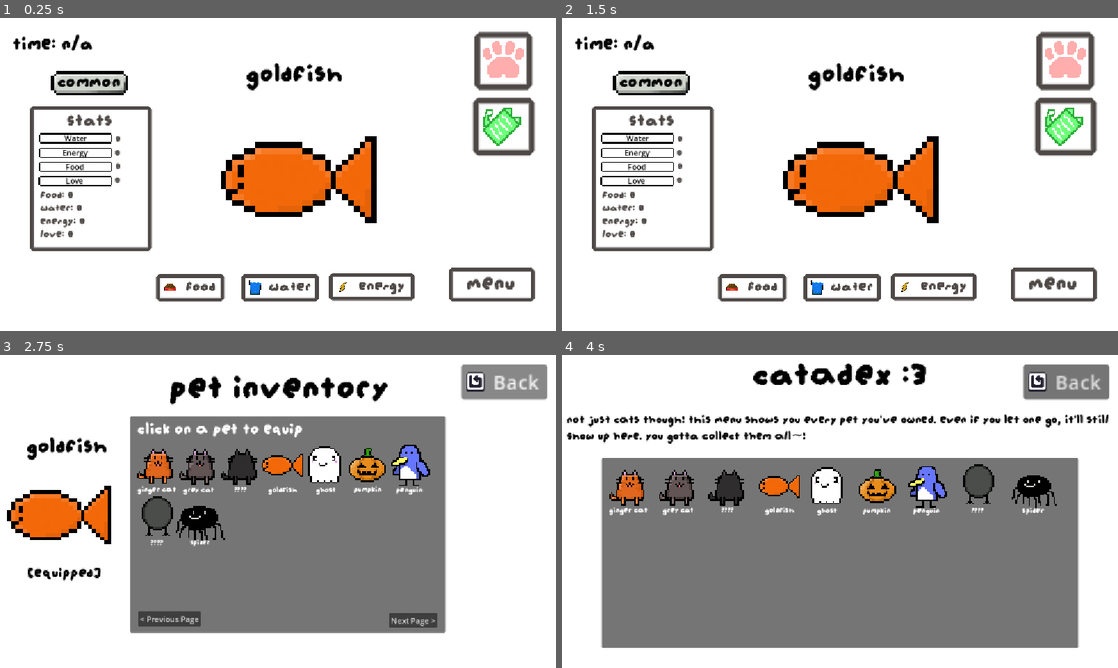
Above: before the commit, frames 1-4 (two rows, left to right).
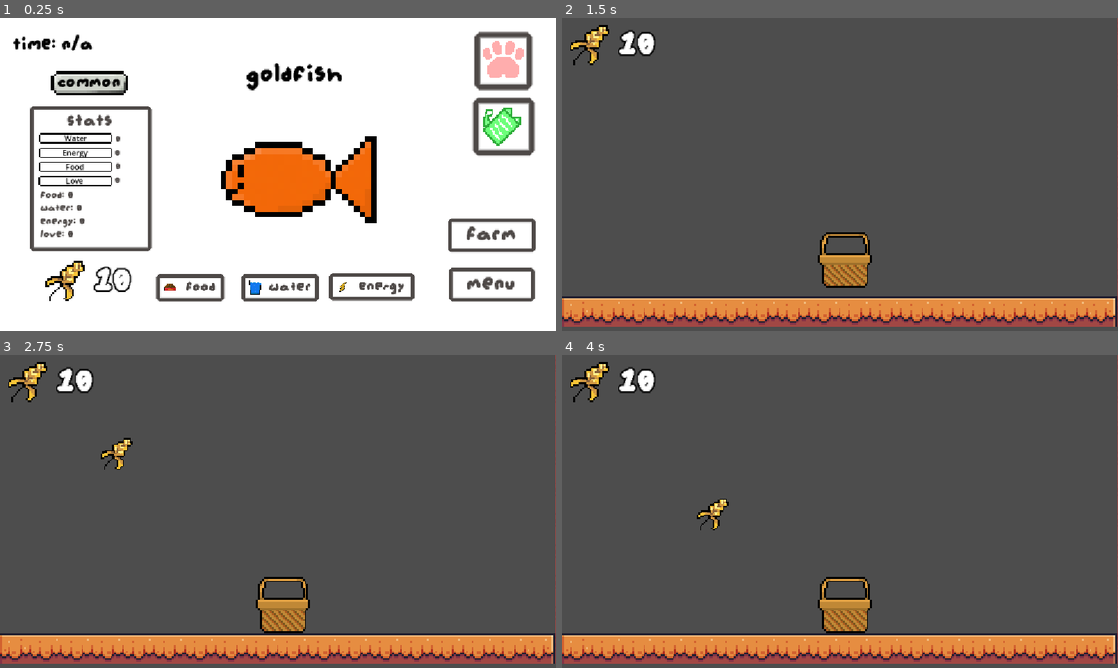
Above: after the commit, the same moments.

Repository: smallzdev/Tomagotchi-game
Game: Godot game, scene res://scenes/menus/main_game_scene.tscn
Two runs of this game, one before a commit and one after it. Both use one fixed random seed, a clock stepped at 60 frames per second and the inputs below. This scene is started directly instead of the project's main scene.
Inputs (mouse positions are in pixels of both pictures, inside the frame that each line leads up to):
- Up to frame 1 (0.25 s): no input
- Up to frame 2 (1.5 s): click (1051, 233) at 0.5 s, where only the run after the commit has a clickable "farm"; click (840, 93) at 1.25 s, where only the run after the commit has a clickable "grain farm"
- Up to frame 3 (2.75 s): click (505, 398) at 2.02 s
- Up to frame 4 (4 s): click (1067, 383) at 2.75 s, where only the run before the commit has a clickable "Back"; click (1067, 464) at 3.52 s

The runs differ from the first frame. In frame 1, 1.4% of the frame differs, in the area x 8-97%, y 64-91%; in frame 2, 96%; in frame 3, 98%; in frame 4, 99%, in the area x 0-100%, y 0-100%.

Commit message:
buttons and menus lead to grain collecing

Diff:
--- a/scenes/collectgrain.tscn
+++ b/scenes/collectgrain.tscn
@@ -65,7 +65,9 @@
 8:4/0 = 0
 8:4/0/physics_layer_0/polygon_0/points = PackedVector2Array(-8, -8, 8, -8, 8, 8, -8, 8)
 9:4/0 = 0
+9:4/0/physics_layer_0/polygon_0/points = PackedVector2Array(-8, -8, 8, -8, 8, 8, -8, 8)
 10:4/0 = 0
+10:4/0/physics_layer_0/polygon_0/points = PackedVector2Array(-8, -8, 8, -8, 8, 8, -8, 8)
 12:4/0 = 0
 13:4/0 = 0
 14:4/0 = 0
@@ -81,10 +83,15 @@
 3:5/0 = 0
 4:5/0 = 0
 6:5/0 = 0
+6:5/0/physics_layer_0/polygon_0/points = PackedVector2Array(-8, -8, 8, -8, 8, 8, -8, 8)
 7:5/0 = 0
+7:5/0/physics_layer_0/polygon_0/points = PackedVector2Array(-8, -8, 8, -8, 8, 8, -8, 8)
 8:5/0 = 0
+8:5/0/physics_layer_0/polygon_0/points = PackedVector2Array(-8, -8, 8, -8, 8, 8, -8, 8)
 9:5/0 = 0
+9:5/0/physics_layer_0/polygon_0/points = PackedVector2Array(-8, -8, 8, -8, 8, 8, -8, 8)
 10:5/0 = 0
+10:5/0/physics_layer_0/polygon_0/points = PackedVector2Array(-8, -8, 8, -8, 8, 8, -8, 8)
 12:5/0 = 0
 12:5/0/physics_layer_0/polygon_0/points = PackedVector2Array(-8, -8, 8, -8, 8, 8, -8, 8)
 13:5/0 = 0
@@ -99,8 +106,11 @@
 1:6/0 = 0
 2:6/0 = 0
 6:6/0 = 0
+6:6/0/physics_layer_0/polygon_0/points = PackedVector2Array(-8, -8, 8, -8, 8, 8, -8, 8)
 7:6/0 = 0
+7:6/0/physics_layer_0/polygon_0/points = PackedVector2Array(-8, -8, 8, -8, 8, 8, -8, 8)
 8:6/0 = 0
+8:6/0/physics_layer_0/polygon_0/points = PackedVector2Array(-8, -8, 8, -8, 8, 8, -8, 8)
 13:6/0 = 0
 14:6/0 = 0
 15:6/0 = 0
@@ -178,7 +188,7 @@
 scale = Vector2(4, 4)
 tile_set = SubResource("TileSet_13qdw")
 format = 2
-layer_0/tile_data = PackedInt32Array(2621440, 393216, 4, 589 …(299 unchanged characters)… , 589840, 458752, 4, 589841, 524288, 4, 655359, 786432, 5, 589823, 786432, 5, 524287, 786432, 5, 458751, 786432, 5, 393215, 786432, 5, 327679, 786432, 5, 262143, 786432, 5, 196607, 786432, 5, 131071, 786432, 5, 65535, 786432, 5, -1, 786432, 5, -65536, 786432, 5, -65535, 786432, 5, -65534, 786432, 5, -65533, 786432, 5, -65532, 786432, 5, -65531, 786432, 5, -65530, 786432, 5, -65529, 786432, 5, -65528, 786432, 5, -65527, 786432, 5, -65526, 786432, 5, -65525, 786432, 5, -65524, 786432, 5, -65523, 786432, 5, -65522, 786432, 5, -65521, 786432, 5, -65520, 786432, 5, -65519, 786432, 5, -65518, 786432, 5, 18, 786432, 5, 65554, 786432, 5, 131090, 786432, 5, 196626, 786432, 5, 262162, 786432, 5, 327698, 786432, 5, 393234, 786432, 5, 458770, 786432, 5, 524306, 786432, 5, 589842, 786432, 5)
+layer_0/tile_data = PackedInt32Array(2621440, 393216, 4, 589 …(299 unchanged characters)… , 589840, 458752, 4, 589841, 524288, 4, 393215, 458752, 5, 327679, 458752, 5, 262143, 458752, 5, 196607, 458752, 5, 131071, 458752, 5, 65535, 458752, 5, -1, 458752, 5, -65536, 458752, 5, -65535, 458752, 5, -65534, 458752, 5, -65533, 458752, 5, -65532, 458752, 5, -65531, 458752, 5, -65530, 458752, 5, -65529, 458752, 5, -65528, 458752, 5, -65527, 458752, 5, -65526, 458752, 5, -65525, 458752, 5, -65524, 458752, 5, -65523, 458752, 5, -65522, 458752, 5, -65521, 458752, 5, -65520, 458752, 5, -65519, 458752, 5, -65518, 458752, 5, 18, 458752, 5, 65554, 458752, 5, 131090, 458752, 5, 196626, 458752, 5, 262162, 458752, 5, 327698, 458752, 5, 393234, 458752, 5, 458770, 458752, 5, 524306, 458752, 5, 589842, 458752, 5, 655359, 458752, 5, 589823, 458752, 5, 524287, 458752, 5, 458751, 458752, 5)
 
 [node name="grain_ui" parent="." unique_id=1734086535 instance=ExtResource("4_4jhex")]
 
--- /dev/null
+++ b/scenes/farm.tscn
@@ -0,0 +1,68 @@
+[gd_scene format=3 uid="uid://myr5c182tphk"]
+
+[ext_resource type="FontFile" uid="uid://dyibl4resr8wn" path="res://Resources/font/augiepixel.ttf" id="1_kjpqf"]
+[ext_resource type="Script" uid="uid://cimdosnofsva" path="res://scripts/grainbutton.gd" id="2_jjgid"]
+
+[sub_resource type="CanvasTexture" id="CanvasTexture_mxq25"]
+specular_color = Color(0.95686275, 0.95686275, 0.95686275, 1)
+
+[sub_resource type="StyleBoxFlat" id="StyleBoxFlat_k3ns2"]
+bg_color = Color(0.38431373, 0.38431373, 0.38431373, 0)
+border_width_left = 8
+border_width_top = 8
+border_width_right = 8
+border_width_bottom = 8
+border_color = Color(0.30588236, 0.28627452, 0.2784314, 1)
+corner_radius_top_left = 5
+corner_radius_top_right = 5
+corner_radius_bottom_right = 5
+corner_radius_bottom_left = 5
+corner_detail = 1
+
+[sub_resource type="StyleBoxFlat" id="StyleBoxFlat_7byxm"]
+bg_color = Color(0.16818258, 0.15563756, 0.15061828, 1)
+border_width_left = 8
+border_width_top = 8
+border_width_right = 8
+border_width_bottom = 8
+border_color = Color(0.16862746, 0.15686275, 0.14901961, 1)
+corner_radius_top_left = 5
+corner_radius_top_right = 5
+corner_radius_bottom_right = 5
+corner_radius_bottom_left = 5
+corner_detail = 1
+
+[sub_resource type="StyleBoxFlat" id="StyleBoxFlat_5q3ck"]
+bg_color = Color(0.30588236, 0.28627452, 0.2784314, 1)
+border_width_left = 8
+border_width_top = 8
+border_width_right = 8
+border_width_bottom = 8
+border_color = Color(0.30588236, 0.28627452, 0.2784314, 1)
+corner_radius_top_left = 5
+corner_radius_top_right = 5
+corner_radius_bottom_right = 5
+corner_radius_bottom_left = 5
+corner_detail = 1
+
+[node name="farm" type="Node2D" unique_id=325164807]
+
+[node name="TextureRect" type="TextureRect" parent="." unique_id=1983118808]
+offset_right = 1157.0
+offset_bottom = 652.0
+texture = SubResource("CanvasTexture_mxq25")
+
+[node name="grainbutton" type="Button" parent="." unique_id=1061738736]
+unique_name_in_owner = true
+offset_left = 419.0
+offset_top = 118.0
+offset_right = 729.0
+offset_bottom = 191.0
+theme_override_colors/font_color = Color(0.30588236, 0.28627452, 0.2784314, 1)
+theme_override_fonts/font = ExtResource("1_kjpqf")
+theme_override_font_sizes/font_size = 50
+theme_override_styles/normal = SubResource("StyleBoxFlat_k3ns2")
+theme_override_styles/pressed = SubResource("StyleBoxFlat_7byxm")
+theme_override_styles/hover = SubResource("StyleBoxFlat_5q3ck")
+text = "grain farm"
+script = ExtResource("2_jjgid")
--- a/scenes/grain_ui.tscn
+++ b/scenes/grain_ui.tscn
@@ -7,7 +7,7 @@
 [sub_resource type="LabelSettings" id="LabelSettings_xrivr"]
 font = ExtResource("3_ov6x4")
 font_size = 82
-outline_size = 8
+outline_size = 12
 outline_color = Color(0, 0, 0, 1)
 
 [node name="grain_ui" type="Control" unique_id=1734086535]
--- a/scenes/menus/main_game_scene.tscn
+++ b/scenes/menus/main_game_scene.tscn
@@ -9,6 +9,7 @@
 [ext_resource type="Script" uid="uid://dmqw6rtj7oams" path="res://scripts/pet_sprite.gd" id="5_qmn8o"]
 [ext_resource type="Texture2D" uid="uid://b03x77etxhbg6" path="res://Resources/InUse/TamagotchiCustomAssets/catadex.png" id="5_sy1ir"]
 [ext_resource type="Texture2D" uid="uid://bgp28b4ho7xhv" path="res://Resources/InUse/TamagotchiCustomAssets/energy.png" id="6_36xus"]
+[ext_resource type="Script" uid="uid://dheldim1ase75" path="res://scripts/farmbutton.gd" id="6_iojj0"]
 [ext_resource type="Texture2D" uid="uid://b3kknikmix4mx" path="res://Resources/InUse/TamagotchiCustomAssets/pets/Ghost.png" id="6_j57ku"]
 [ext_resource type="Texture2D" uid="uid://bglbjo6m1ylc" path="res://Resources/InUse/TamagotchiCustomAssets/waterbar.png" id="6_m1d2h"]
 [ext_resource type="Texture2D" uid="uid://cym1hx6fs3wcd" path="res://Resources/InUse/TamagotchiCustomAssets/energybar.png" id="6_qh74j"]
@@ -24,6 +25,7 @@
 [ext_resource type="Texture2D" uid="uid://b64t62s47vcjg" path="res://Resources/InUse/TamagotchiCustomAssets/pets/spider.png" id="18_r20aw"]
 [ext_resource type="Texture2D" uid="uid://ctjk7wurvnlqb" path="res://Resources/InUse/TamagotchiCustomAssets/colouredtitles.png" id="22_51xs6"]
 [ext_resource type="Script" uid="uid://vkw0s1vjtplq" path="res://scenes/menus/rarity.gd" id="23_ahvjs"]
+[ext_resource type="PackedScene" uid="uid://7s5fj1hnj2b1" path="res://scenes/grain_ui.tscn" id="25_xgfuv"]
 
 [sub_resource type="CanvasTexture" id="CanvasTexture_sy1ir"]
 specular_color = Color(0.95686275, 0.95686275, 0.95686275, 1)
@@ -921,6 +923,21 @@
 icon = ExtResource("5_sy1ir")
 script = ExtResource("3_2yd1b")
 
+[node name="farmbutton" type="Button" parent="." unique_id=1773028933]
+unique_name_in_owner = true
+offset_left = 928.0
+offset_top = 415.0
+offset_right = 1110.0
+offset_bottom = 485.0
+theme_override_colors/font_color = Color(0.30588236, 0.28627452, 0.2784314, 1)
+theme_override_fonts/font = ExtResource("4_ymjn7")
+theme_override_font_sizes/font_size = 50
+theme_override_styles/normal = SubResource("StyleBoxFlat_ahvjs")
+theme_override_styles/pressed = SubResource("StyleBoxFlat_r20aw")
+theme_override_styles/hover = SubResource("StyleBoxFlat_xgfuv")
+text = "farm"
+script = ExtResource("6_iojj0")
+
 [node name="foodButton" type="Button" parent="." unique_id=1158770600]
 unique_name_in_owner = true
 texture_filter = 1
@@ -1198,6 +1215,12 @@
 theme_override_font_sizes/font_size = 44
 text = "Time: N/a"
 
+[node name="grain_ui" parent="." unique_id=1734086535 instance=ExtResource("25_xgfuv")]
+offset_left = 75.0
+offset_top = 489.0
+offset_right = 75.0
+offset_bottom = 489.0
+
 [connection signal="input_event" from="Area2D" to="Area2D" method="petting_love"]
 [connection signal="timeout" from="Timer" to="petsButton" method="_on_5s_timer_timeout"]
 [connection signal="timeout" from="HardcoreTimer" to="petsButton" method="_on_hardcore_timer_timeout"]
--- /dev/null
+++ b/scripts/farmbutton.gd
@@ -0,0 +1,8 @@
+extends Button
+
+func _ready() -> void:
+	var farmButton = %farmbutton
+	farmButton.pressed.connect(farm_button_pressed)
+
+func farm_button_pressed():
+	get_tree().change_scene_to_file("res://scenes/farm.tscn")
--- a/scripts/global.gd
+++ b/scripts/global.gd
@@ -29,7 +29,7 @@
 
 var hatched = false
 
-var grains = 0
+var grains = 10
 
 func add_grains(amount: int) -> void:
 	grains+=amount
--- a/scripts/grain_ui.gd
+++ b/scripts/grain_ui.gd
@@ -9,7 +9,7 @@
 	# on event coin collected
 
 func reset_ui() -> void:
-	label.text = "0"
+	label.text = "10"
 
 func on_event_grain_collected(amount: int) -> void:
 	label.text = str(Global.grains)
--- /dev/null
+++ b/scripts/grainbutton.gd
@@ -0,0 +1,8 @@
+extends Button
+
+func _ready() -> void:
+	var grainButton = %grainbutton
+	grainButton.pressed.connect(grain_button_pressed)
+
+func grain_button_pressed():
+	get_tree().change_scene_to_file("res://scenes/collectgrain.tscn")
Not shown, added: scripts/farmbutton.gd.uid
Not shown, added: scripts/grainbutton.gd.uid
